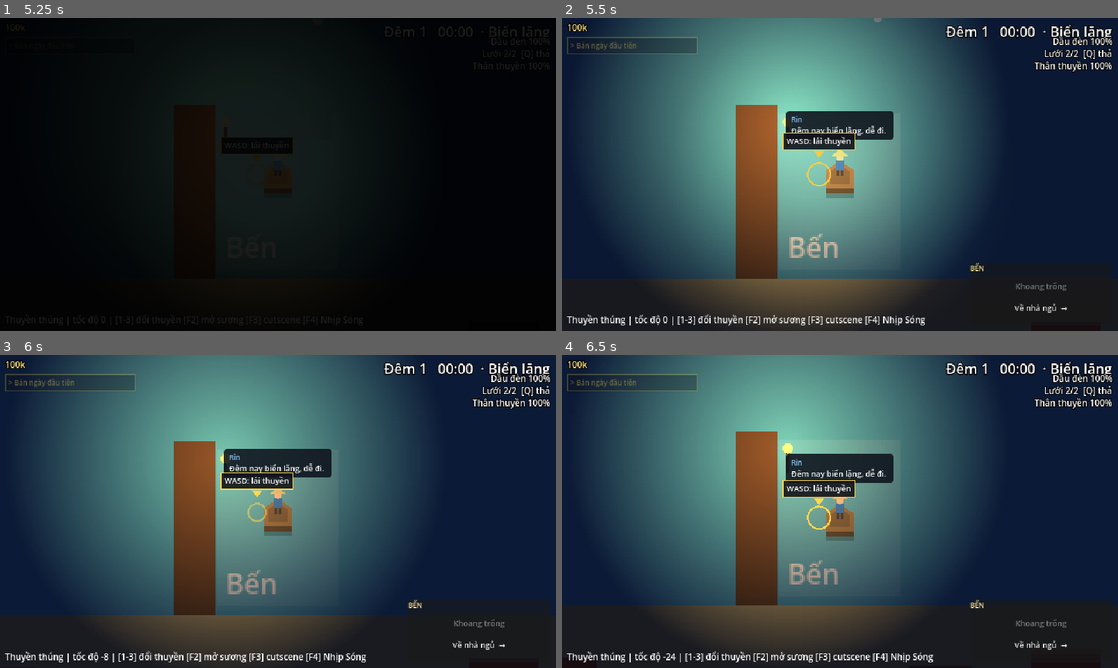
Above: before the commit, frames 1-4 (two rows, left to right).
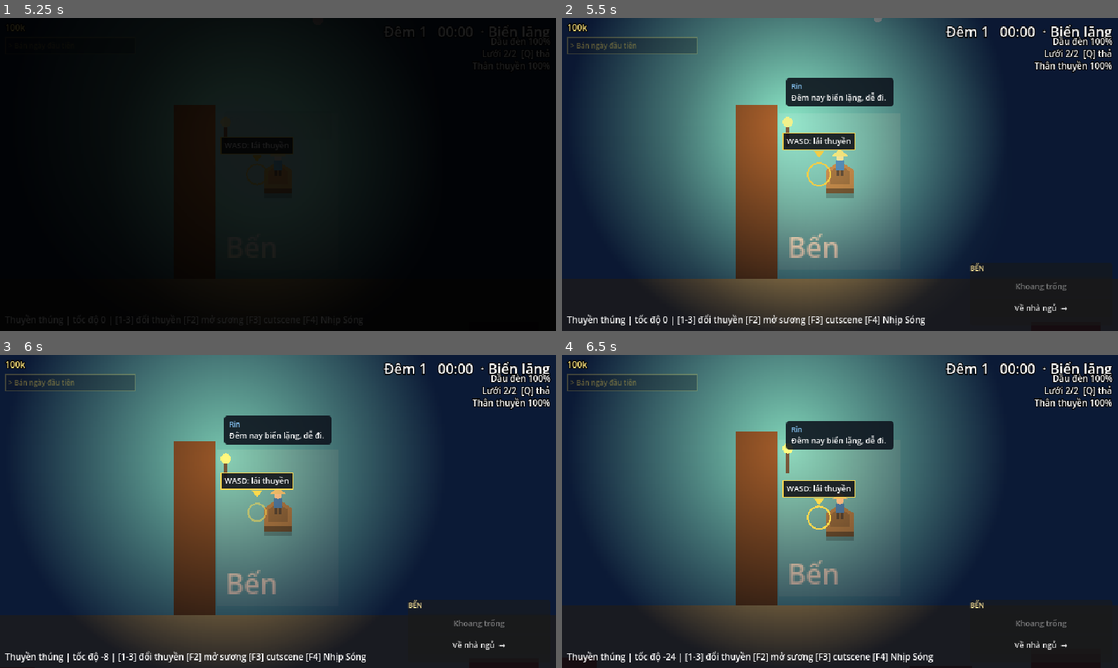
Above: after the commit, the same moments.

Repository: Th1nh2411/tide-then-table
Game: Godot game, scene res://scenes/main_menu/main_menu.tscn
The game is run twice, just before and just after one commit, with the same random seed, the same clock (stepped at 60 frames per second) and the same inputs.
Inputs (mouse positions are in pixels of both pictures, inside the frame that each line leads up to):
- Up to frame 1 (5.25 s): click "Chơi mới" at 0.5 s; tap Enter at 1.25, 3.5 s; move the mouse to (400, 158) at 1.27 s; hold D (turn_right) 1.28-2 s; hold Space (cast) 1.28-2 s; click (400, 158) at 1.42 s; drag from (166, 190) to (250, 237) at 2.02 s; move the mouse to (333, 105) at 2.77 s; hold D (turn_right) 2.78-3.5 s; hold Q (drop_net) 2.78-3.5 s; drag from (250, 237) to (111, 127) at 3.52 s; move the mouse to (444, 221) at 4.27 s; hold A (turn_left) 4.28-5 s; hold Tab (open_hold) 4.28-5 s; tap Escape (pause) at 4.9 s; drag from (111, 127) to (194, 96) at 5.02 s
- Up to frame 2 (5.5 s): no input
- Up to frame 3 (6 s): move the mouse to (305, 511) at 5.77 s; hold S (throttle_back) from 5.78 s (still down); hold F (repair_boat) from 5.78 s (still down); click (305, 511) at 5.92 s
- Up to frame 4 (6.5 s): keep holding S (throttle_back); keep holding F (repair_boat)

Frame 1 is identical in both runs. In frame 2, 3.2% of the frame differs, in the area x 40-60%, y 19-39%; in frame 3, 3.4%; in frame 4, 3.5%, in the area x 40-60%, y 21-41%.

Commit message:
fix(ui): speech bubbles are placed when spoken (no top-left bubble if the game pauses right after), Rin's sea bubble rises above a first-time pointer, oil dropping past 25% and 10% at once says only the last line, sea debug line hidden during cutscenes

Diff:
--- a/scenes/sea/lamp_oil.gd
+++ b/scenes/sea/lamp_oil.gd
@@ -76,7 +76,8 @@
 	oil_changed.emit(amount, capacity)
 	if not _low_sent and fraction() <= low_fraction:
 		_low_sent = true
-		oil_low.emit()
+		if fraction() > critical_fraction:  # dropped past both at once: only the last call
+			oil_low.emit()
 	if not _critical_sent and fraction() <= critical_fraction and not is_empty():
 		_critical_sent = true
 		oil_critical.emit()
--- a/scenes/sea/sea_scene.gd
+++ b/scenes/sea/sea_scene.gd
@@ -26,6 +26,7 @@
 ## Seconds the boat spins into the whirlpool before the white fade.
 @export var whirlpool_pull_seconds: float = 2.0
 
+var _guide: SeaGuide
 var _day_ended: bool = false
 
 @onready var _boat: Boat = $Boat
@@ -52,6 +53,7 @@
 	camera.limit_right = _bounds.map_size.x
 	camera.limit_bottom = _bounds.map_size.y
 	_debug_label.visible = OS.is_debug_build()
+	_cutscene.hidden_nodes.append($DebugLayer)
 	if boat_upgrade:
 		_boat.apply_boat_data(GameState.get_upgrade_value(boat_upgrade))
 
@@ -113,6 +115,7 @@
 ## First-time pointers (SeaGuide).
 func _add_guide() -> void:
 	var guide: SeaGuide = SeaGuide.new()
+	_guide = guide
 	guide.boat = _boat
 	guide.spawner = _fishing.spawner
 	guide.fishing = _fishing
@@ -265,5 +268,7 @@
 
 
 ## Above Rin on the boat, on screen (his speech bubble).
+## Over Rin's head, higher while a first-time pointer sits there.
 func _rin_head() -> Vector2:
-	return _boat.get_global_transform_with_canvas().origin + Vector2(0, -40)
+	var lift := 78.0 if _guide and _guide.is_showing() else 40.0
+	return _boat.get_global_transform_with_canvas().origin + Vector2(0, -lift)
--- a/scenes/ui/speech_line.gd
+++ b/scenes/ui/speech_line.gd
@@ -88,21 +88,29 @@
 	bubble.panel.show()
 	bubble.shown_at = _now()
 	bubble.hide_at = INF if seconds <= 0.0 else bubble.shown_at + seconds
+	_place_all()  # right away: the game may pause before the next frame
 
 
 func _process(_delta: float) -> void:
+	var now := _now()
+	for speaker: String in _bubbles:
+		var bubble: Bubble = _bubbles[speaker]
+		if not bubble.queue.is_empty() and (now >= bubble.shown_at + min_seconds or now >= bubble.hide_at):
+			var next: Array = bubble.queue.pop_front()
+			_show(bubble, next[0], next[1])
+		if bubble.panel.visible and now >= bubble.hide_at + fade_seconds:
+			bubble.panel.hide()
+	_place_all()
+
+
+## Fades and places every bubble over its speaker.
+func _place_all() -> void:
 	var now := _now()
 	var view := get_viewport_rect().size
 	var bottom := view.y - 20.0  # unanchored bubbles stack up from here
 	for speaker: String in _bubbles:
 		var bubble: Bubble = _bubbles[speaker]
-		if not bubble.queue.is_empty() and (now >= bubble.shown_at + min_seconds or now >= bubble.hide_at):
-			var next: Array = bubble.queue.pop_front()
-			_show(bubble, next[0], next[1])
 		if not bubble.panel.visible:
-			continue
-		if now >= bubble.hide_at + fade_seconds:
-			bubble.panel.hide()
 			continue
 		var fade_in := clampf((now - bubble.shown_at) / fade_seconds, 0.0, 1.0)
 		var fade_out := clampf((bubble.hide_at + fade_seconds - now) / fade_seconds, 0.0, 1.0)
Not shown, changed: PLAN.md
